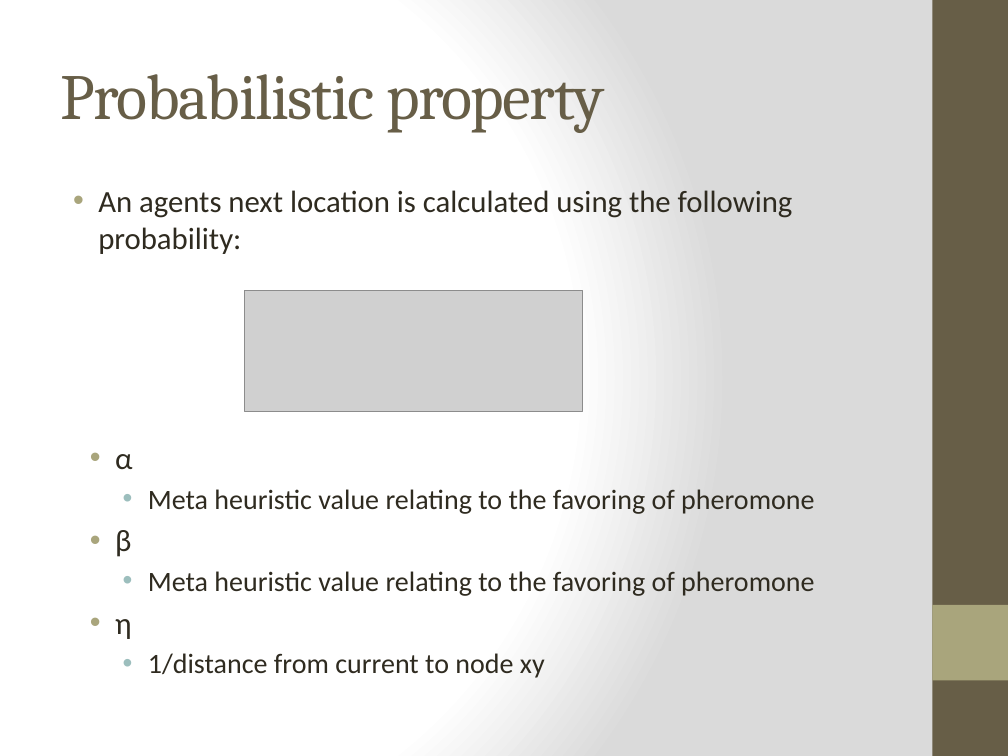
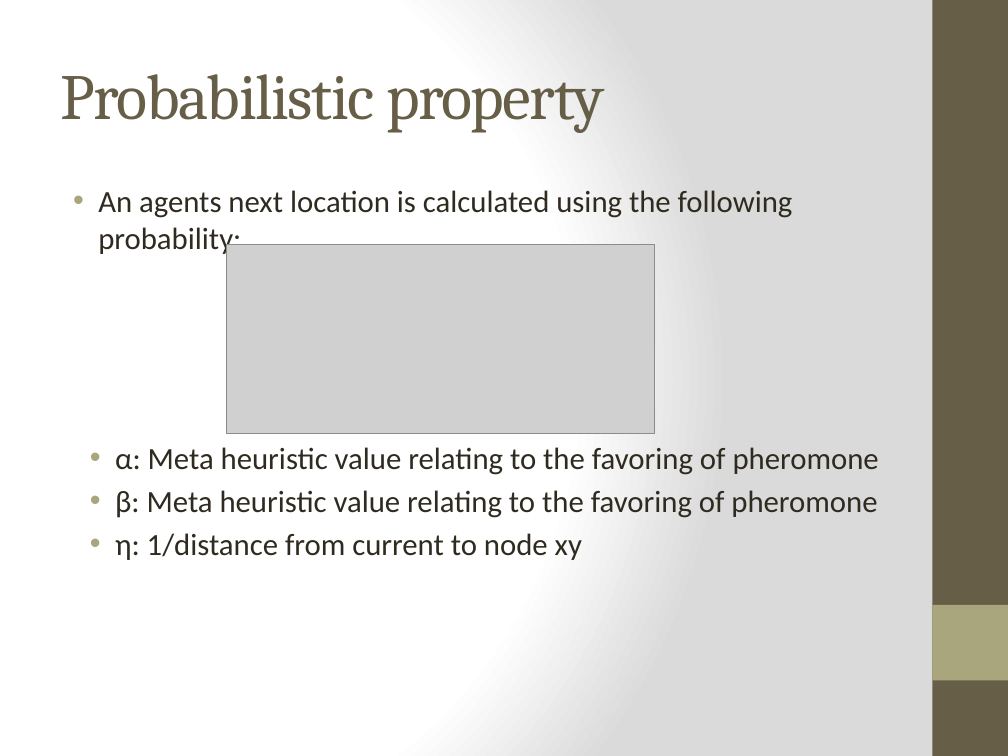
Before and after one commit to cedw93/ACO-DISS-TSP, a slide deck: slide 4 of mid term demo/ACO-mid-term-presentation.pptx. Drawn at 1008x756 pixels with LibreOffice and Linux fonts; fonts in the diff are those of the drawing; grey boxes stand for pictures. Boxes give left, top, right and bottom in pixels: in the first picture for what was removed or moved away, otherwise in the second. Text is boxed around its words. In the diff, an @@ line names an element or a change of style, - is before the commit and + after.

```diff
--- a/mid term demo/ACO-mid-term-presentation.pptx
+++ b/mid term demo/ACO-mid-term-presentation.pptx
@@ picture: place and size @@
-picture at (245, 290, 583, 411)
+picture at (226, 244, 654, 433)
@@ text at (115, 447, 879, 560): text changed; size 20 to 22 pt @@
-• α
-  • Meta heuristic value relating to the favoring of pheromone
-• β
-  • Meta heuristic value relating to the favoring of pheromone
-• η
-  • 1/distance from current to node xy
+• α: Meta heuristic value relating to the favoring of pheromone
+• β: Meta heuristic value relating to the favoring of pheromone
+• η: 1/distance from current to node xy
```
Also in this commit, not shown: 7 other slides changed, 1 slide removed, 1 other file.
